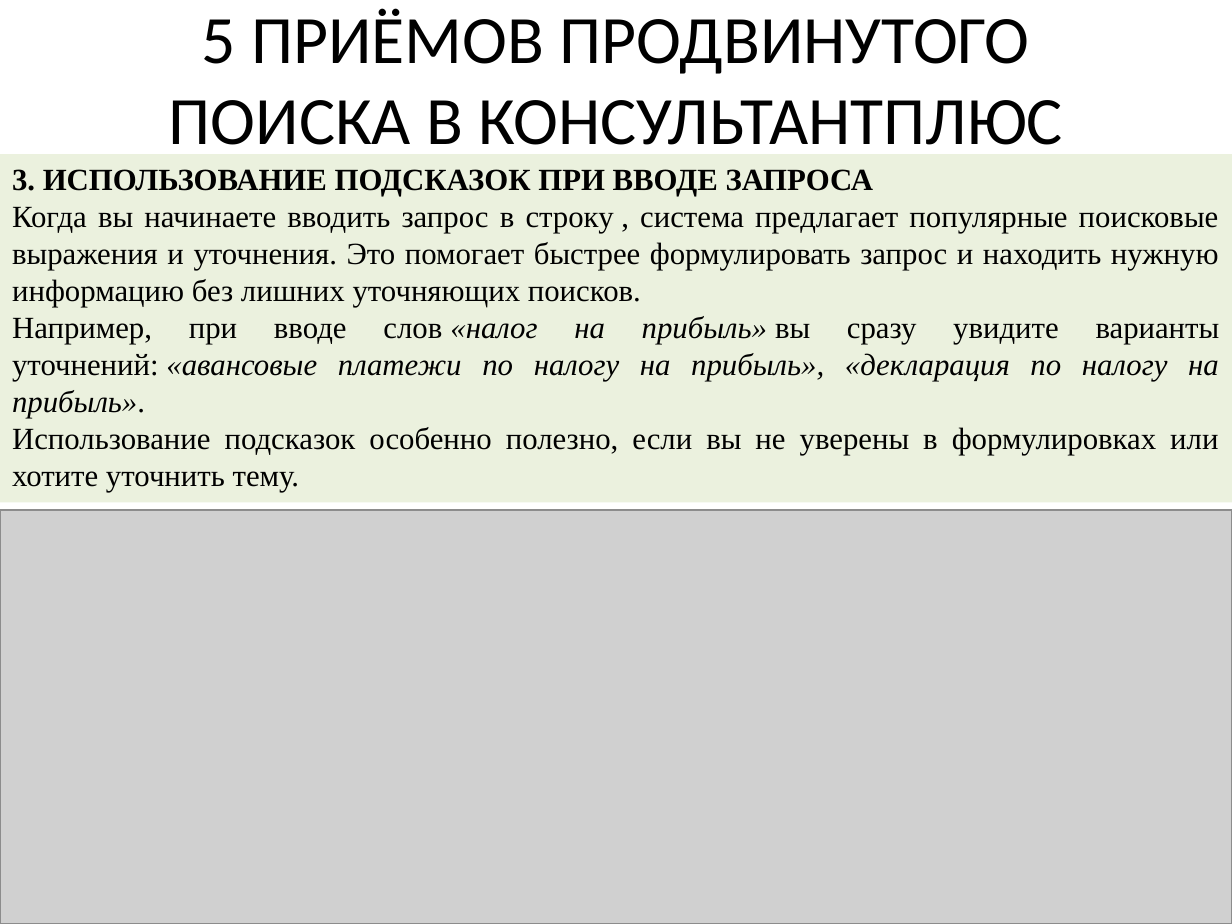
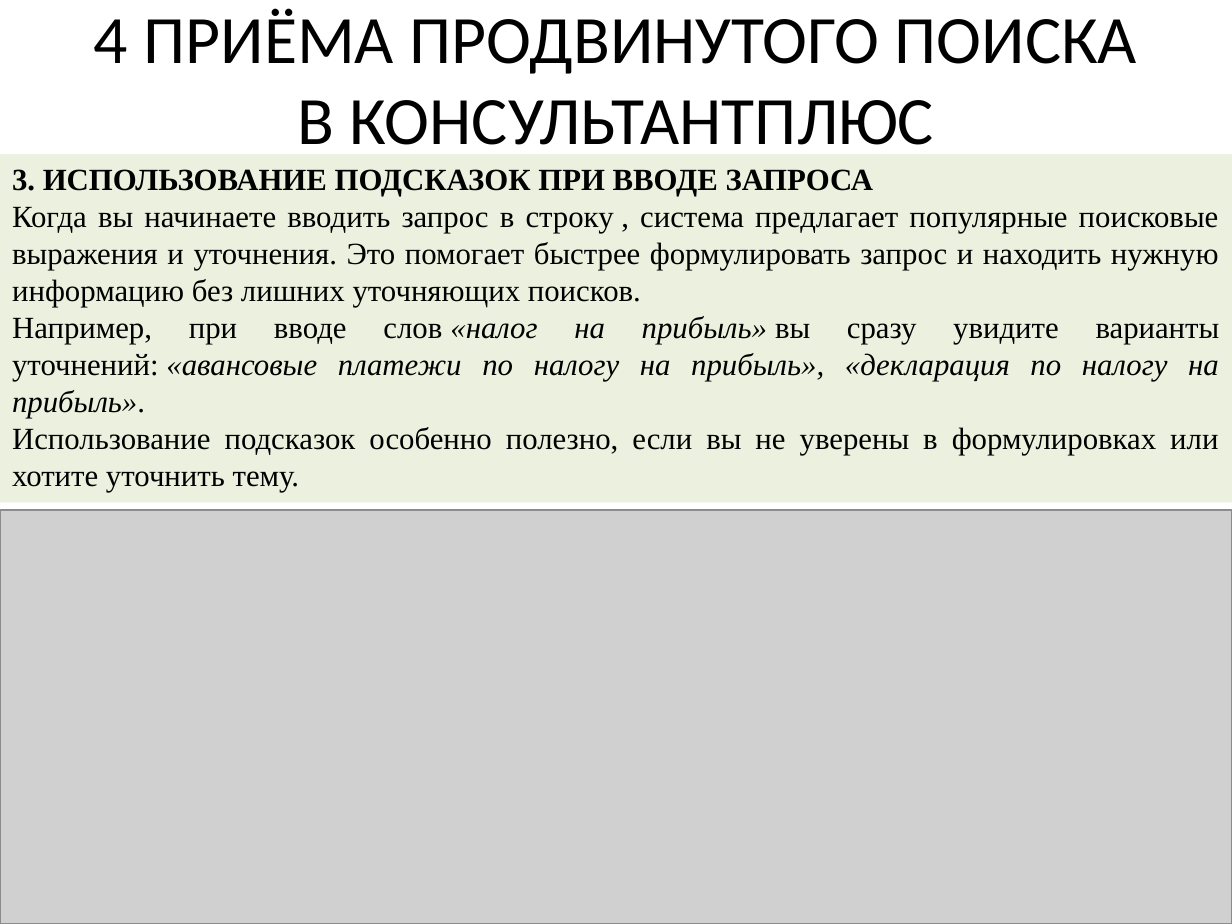
Before and after one commit to mbdatateach/site, a slide deck: slide 14 of 1юпсп/Теоретический материал.pptx (slide 12 before the commit). Drawn at 1232x924 pixels with LibreOffice and Linux fonts; fonts in the diff are those of the drawing; grey boxes stand for pictures. Boxes give left, top, right and bottom in pixels: in the first picture for what was removed or moved away, otherwise in the second. Text is boxed around its words. In the diff, an @@ line names an element or a change of style, - is before the commit and + after.

```diff
--- a/1юпсп/Теоретический материал.pptx
+++ b/1юпсп/Теоретический материал.pptx
@@ title at box(94, 8, 1137, 145): text changed @@
-5 ПРИЁМОВ ПРОДВИНУТОГО ПОИСКА В КОНСУЛЬТАНТПЛЮС
+4 ПРИЁМА ПРОДВИНУТОГО ПОИСКА В КОНСУЛЬТАНТПЛЮС
```
Also in this commit, not shown: 6 other slides changed, 1 slide added, 1 other file.
